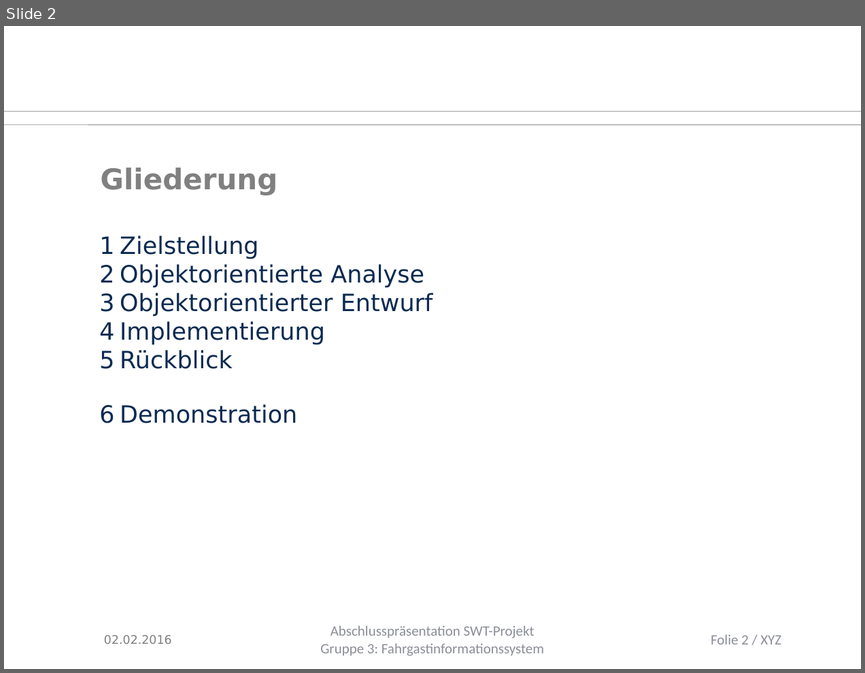
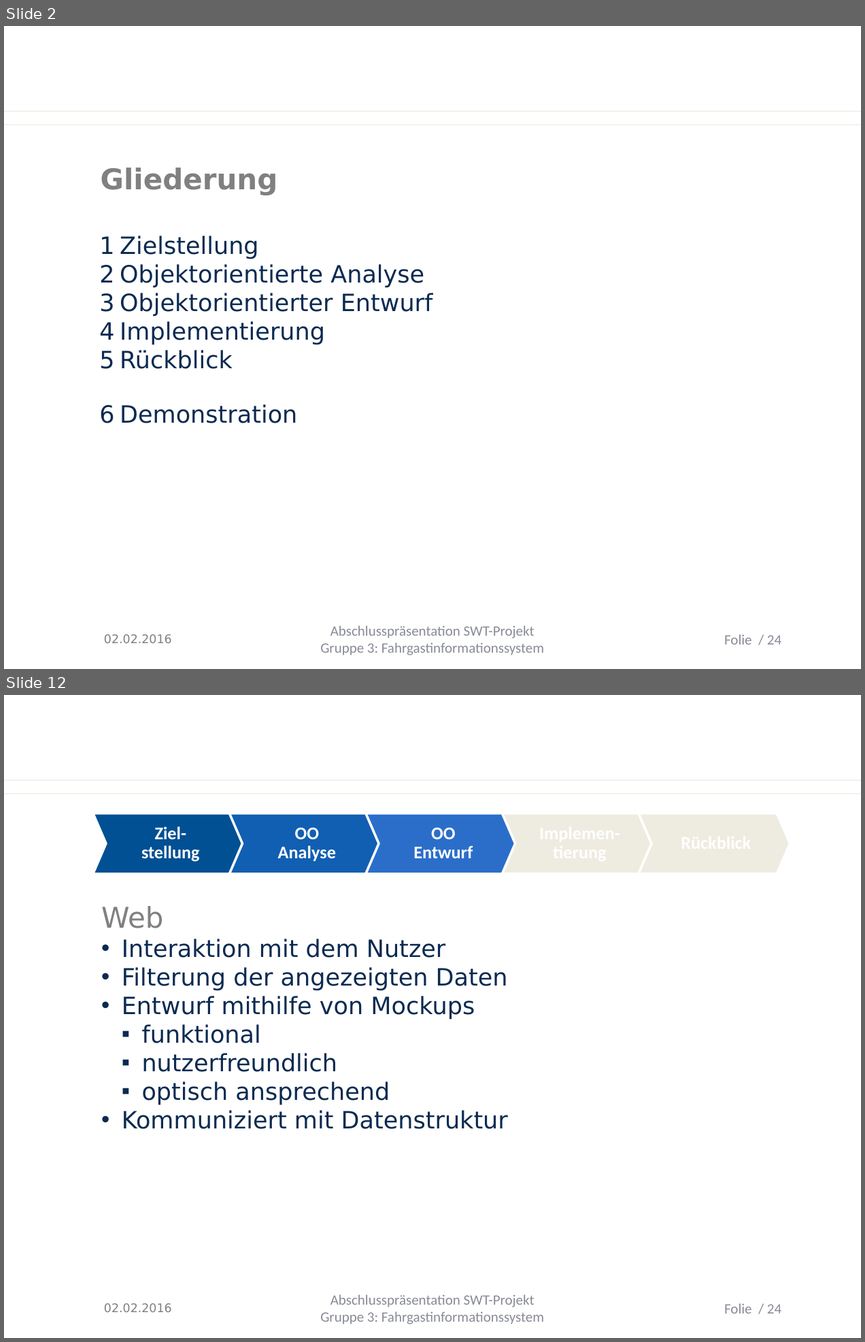
Before and after one commit to Juu98/fahrgastinformationssystem, a slide deck: organisation/Endpräsentation/abschlusspraesentation_aufgabenstlg._ooa_kaputt.pptx. Shown one above the other, each under a label of ours: slide 2 before the commit, slides 2 and 12 after it; the slides between them are not shown. The pictures are 865x673 and 865x1342 pixels, drawn with LibreOffice and Linux fonts; fonts in the diff are those of the drawing; background and template pictures are left out. Boxes give left, top, right and bottom in pixels: in the first picture for what was removed or moved away, otherwise in the second. Text is boxed around its words. In the diff, an @@ line names an element or a change of style, - is before the commit and + after.

```diff
--- a/organisation/Endpräsentation/abschlusspraesentation_aufgabenstlg._ooa_kaputt.pptx
+++ b/organisation/Endpräsentation/abschlusspraesentation_aufgabenstlg._ooa_kaputt.pptx
@@ slide 12 added at (4, 695, 861, 1338), background #FFFFFF; not listed: 2 template elements that a slide beside it also shows @@
@@ chevron added at (93, 813, 245, 874), fill #005093, outline #FFFFFF 2.01 pt @@
@@ chevron added at (229, 813, 381, 874), fill #115FB2, outline #FFFFFF 2.01 pt @@
@@ chevron added at (366, 813, 517, 874), fill #2B6EC9, outline #FFFFFF 2.01 pt @@
@@ chevron added at (502, 813, 653, 874), fill #EEECE1, outline #FFFFFF 2.01 pt @@
@@ text added at (532, 813, 623, 874), 15 pt, text #FFFFFF, bold @@
+Implemen-tierung
@@ chevron added at (638, 813, 789, 874), fill #EEECE1, outline #FFFFFF 2.01 pt @@
@@ text added at (669, 813, 759, 874), 15 pt, text #FFFFFF, bold @@
+Rückblick
@@ text added at (141, 826, 200, 862), 15 pt, text #FFFFFF, bold @@
+Ziel-stellung
@@ text added at (278, 827, 336, 861), 15 pt, text #FFFFFF, bold @@
+OO Analyse
@@ text added at (413, 828, 473, 858), 15 pt, text #FFFFFF, bold @@
+OO Entwurf
@@ text added at (101, 906, 508, 1129), 20 pt, text #0B2A51 @@
+Web
+• Interaktion mit dem Nutzer
+• Filterung der angezeigten Daten
+• Entwurf mithilfe von Mockups
+  ▪ funktional
+  ▪ nutzerfreundlich
+  ▪ optisch ansprechend
+• Kommuniziert mit Datenstruktur
@@ text added at (104, 1303, 172, 1312), 10 pt, text #808080 @@
+02.02.2016
@@ text added at (320, 1294, 544, 1324), 12 pt, text #888B96 @@
+Abschlusspräsentation SWT-Projekt
+Gruppe 3: Fahrgastinformationssystem
@@ text added at (724, 1303, 781, 1313), 12 pt, text #888B96 @@
+Folie / 24
@@ slide 2 changed as well @@
@@ line (4, 111) - (861, 111): stroke #808080 0.51 pt to #EEECE1 0.74 pt @@
@@ line (4, 125) - (861, 125): stroke #808080 0.51 pt to #EEECE1 0.74 pt @@
@@ text at (724, 634, 781, 644): text changed; text colour #8B8E97 to #888B96 @@
-Folie 2 / XYZ
+Folie / 24
```
Also in this commit, not shown: 13 other slides changed, 9 other slides added.
